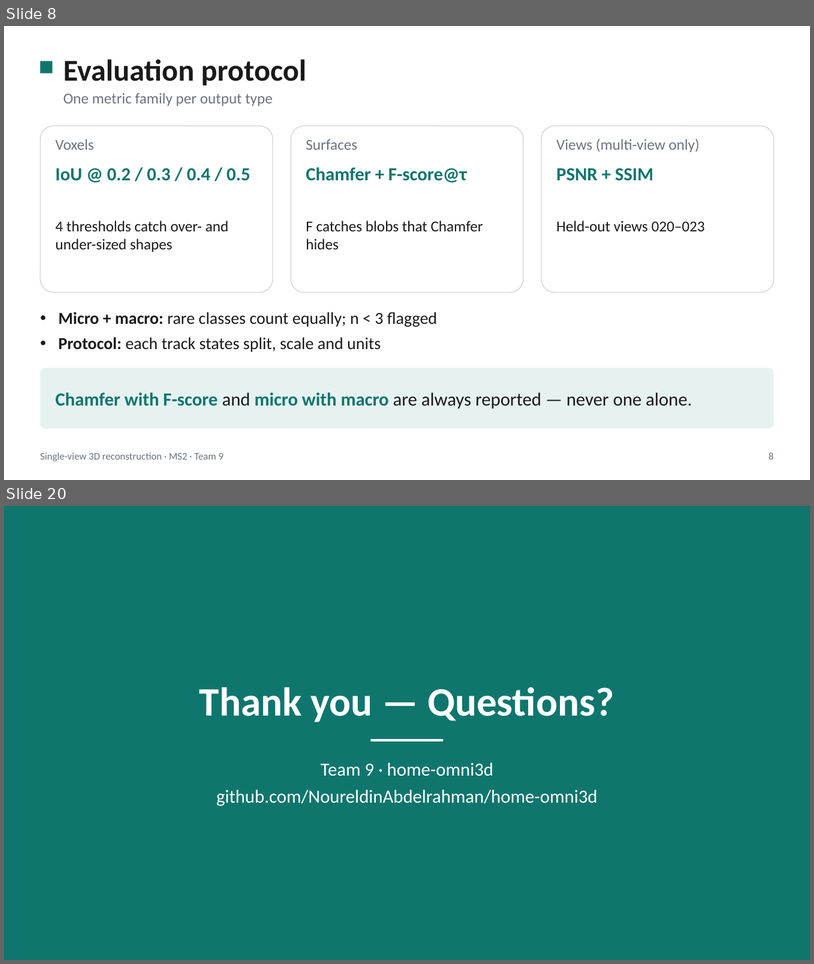
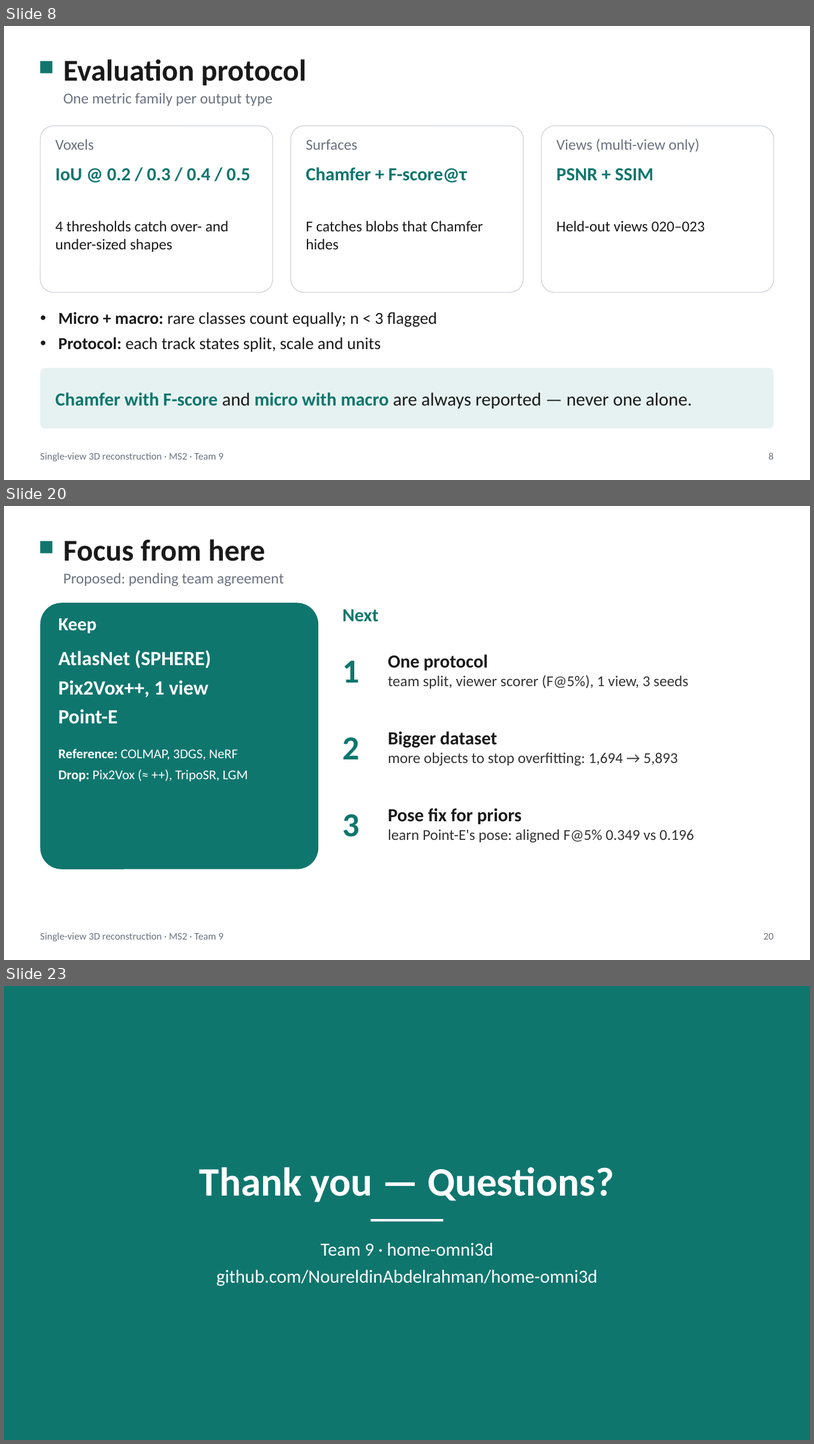
Before and after one commit to NoureldinAbdelrahman/home-omni3d, a slide deck: docs/ms2/ms2_problem_definition.pptx. Shown one above the other, each under a label of ours: slides 8 and 20 before the commit, slides 8, 20 and 23 after it; the slides between them are not shown. The pictures are 814x964 and 814x1444 pixels, drawn with LibreOffice and Linux fonts; fonts in the diff are those of the drawing. Boxes give left, top, right and bottom in pixels: in the first picture for what was removed or moved away, otherwise in the second. Text is boxed around its words. In the diff, an @@ line names an element or a change of style, - is before the commit and + after.

```diff
--- a/docs/ms2/ms2_problem_definition.pptx
+++ b/docs/ms2/ms2_problem_definition.pptx
@@ slide 20 added at [4,506,810,960], background #FFFFFF @@
@@ rectangle added at [40,541,53,553], fill #0F766E @@
@@ text added at [63,539,266,561], 36 pt, text #1A1A1A, bold @@
+Focus from here
@@ text added at [63,573,284,586], 18 pt, text #6B7280 @@
+Proposed: pending team agreement
@@ rounded rectangle added at [40,603,318,869], fill #0F766E @@
@@ text added at [342,609,378,622], 22 pt, text #0F766E, bold @@
+Next
@@ text added at [59,618,97,633], 22 pt, text #FFFFFF, bold @@
+Keep
@@ text added at [59,650,211,724], 24 pt, text #FFFFFF, bold @@
+AtlasNet (SPHERE)
+Pix2Vox++, 1 view
+Point-E
@@ text added at [342,660,359,682], 40 pt, text #0F766E, bold @@
+1
@@ text added at [388,654,689,688], 18 pt, text #333333 @@
+One protocol
+team split, viewer scorer (F@5%), 1 view, 3 seeds
@@ text added at [342,737,359,759], 40 pt, text #0F766E, bold @@
+2
@@ text added at [388,731,678,766], 18 pt, text #333333 @@
+Bigger dataset
+more objects to stop overfitting: 1,694 → 5,893
@@ text added at [59,748,248,781], 16 pt, text #FFFFFF @@
+Reference: COLMAP, 3DGS, NeRF
+Drop: Pix2Vox (≈ ++), TripoSR, LGM
@@ text added at [388,808,694,843], 18 pt, text #333333 @@
+Pose fix for priors
+learn Point-E's pose: aligned F@5% 0.349 vs 0.196
@@ text added at [342,814,359,837], 40 pt, text #0F766E, bold @@
+3
@@ text added at [40,932,224,941], 12 pt, text #6B7280 @@
+Single-view 3D reconstruction · MS2 · Team 9
@@ text added at [764,933,774,939], 12 pt, text #6B7280 @@
+20
@@ what was slide 20 is now slide 23 @@
```
Also in this commit, not shown: 14 slides changed, 2 other slides added, 2 other files.
